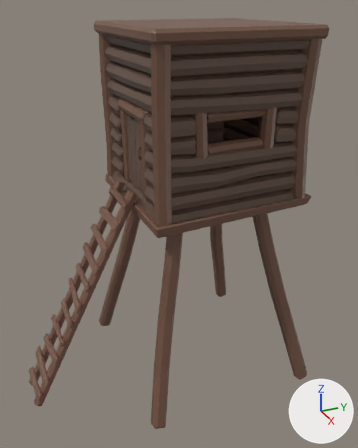
Before and after pictures for a commit that changed the FBX model Assets/Models/World/Player_nest.fbx.
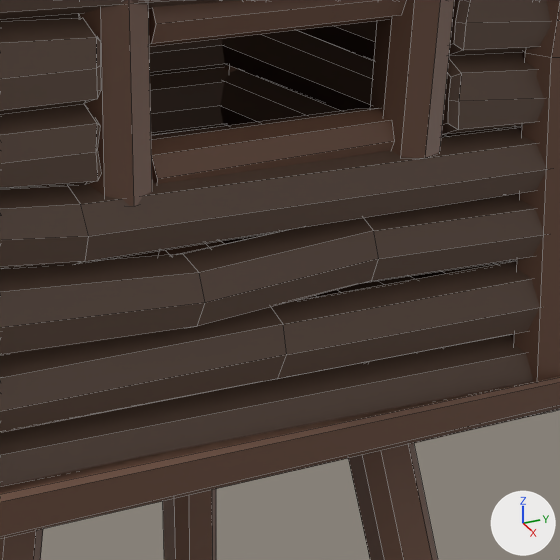
There are two pictures of each version: one whole from a camera (50 mm lens) standing at (-0.09, -2.72, 5.32) and looking at (-5.93, -0.09, 2.4), one close up on the part from 48% to 84% of the width and 25% to 54% of the height. Lighting does not change. The marker at lower right points along +X, +Y and +Z. The close-ups show mesh edges as thin lines. Where no turn or scale is listed for an object, it has been applied to the vertices. Vertices at the same position are counted once.
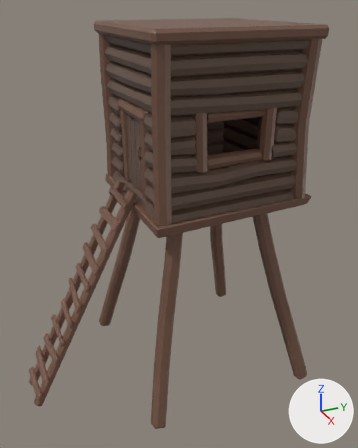
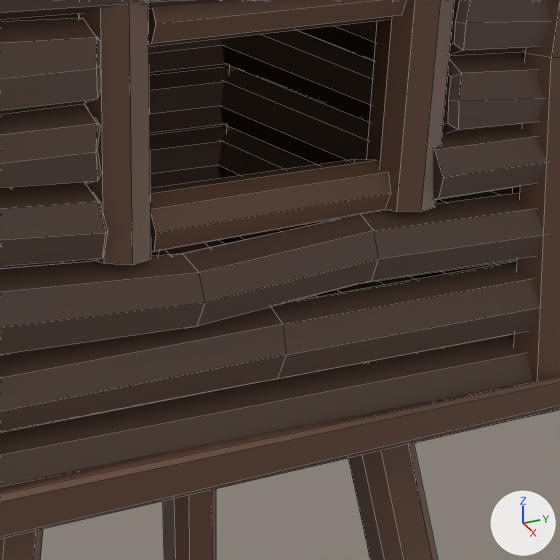
Boxes (x1, y1, x2, y2) around the edits, measured in the close-ups (560 x 560 px):
part 1 of me_cylinder_000, added (brown)
    after: (0, 185, 108, 269)
part 2 of me_cylinder_000, added (brown)
    after: (433, 126, 549, 200)
part 3 of me_cylinder_000, cut back
    before: (0, 0, 548, 269)
    after: (79, 0, 454, 265)

The change, as a list of edits to the scene's bpy script:
```text
Change me_cylinder_000:
    used by ob_cylinder_000; location = (-6.103, 0.285, -2.178)
    remove me_cylinder_000.from_pydata(...)  # 2019 vertices, 1718 faces; spans x -1.38..1.37, y -2.68..1.29, z 2.11..7.21
    add me_cylinder_000.from_pydata(...)  # 2039 vertices, 1728 faces; spans x -1.38..1.37, y -2.68..1.29, z 2.11..7.21
    me_cylinder_000 part 1: a new loose piece of 24 vertices spanning x 0.82..1.07, y -0.98..-0.53, z 5.62..5.86, in mat_nest (brown #634e42)
    me_cylinder_000 part 2: a new loose piece of 16 vertices spanning x 0.85..1.08, y 0.48..0.96, z 5.65..5.85, in mat_nest (brown #634e42)
    me_cylinder_000 part 3
    35 vertices are removed from x 0.77..1.08, y -0.95..0.98, z 5.62..5.93
    28 faces are deleted
    11 vertices in x 0.81..1.04, y -0.56..0.52, z 5.78..5.81 move by (0.0, 0.0, -0.16)
    3 vertices in x 0.96..1.05, y -0.46..-0.37, z 5.79 move by (0.0, 0.0, -0.17)
    2 vertices move from x 0.89..0.95, y 0.53..0.55, z 5.8 to x 0.89..0.95, y 0.53..0.55, z 5.65
    15 vertices are added at x 0.77..1.01, y -0.38..0.39, z 5.6..5.77
    10 new faces join them, mat_frames (brown #735242)
```
